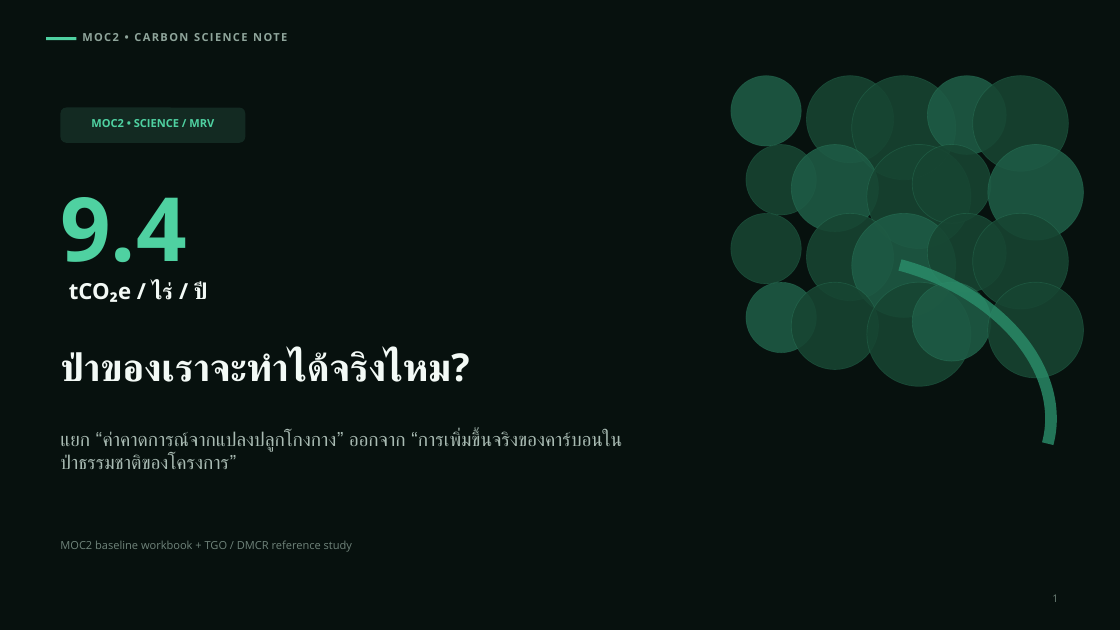
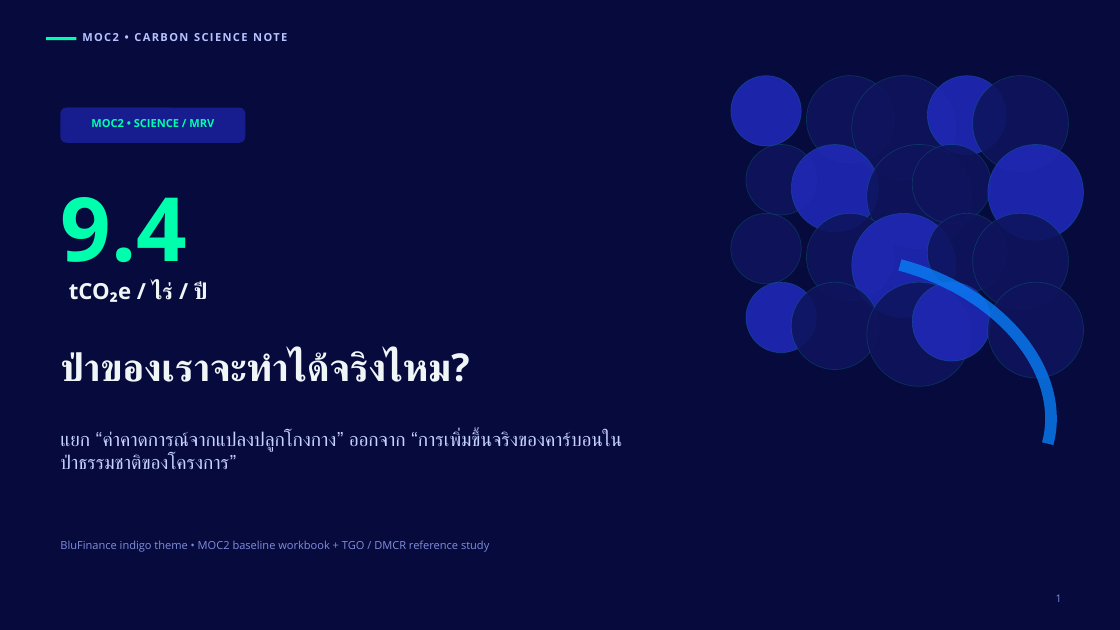
Before and after one commit to saratchai1/ppt-carbon, a slide deck: slide 1 of output/MOC2_9_4_carbon_assessment.pptx. Drawn at 1120x630 pixels with LibreOffice and Linux fonts; fonts in the diff are those of the drawing. Boxes give left, top, right and bottom in pixels: in the first picture for what was removed or moved away, otherwise in the second. Text is boxed around its words. In the diff, an @@ line names an element or a change of style, - is before the commit and + after.

```diff
--- a/output/MOC2_9_4_carbon_assessment.pptx
+++ b/output/MOC2_9_4_carbon_assessment.pptx
@@ background #07110E to #070A3D @@
@@ text "MOC2 • CARBON SCIENCE NOTE" at (82,25,368,49): text colour #8FA59B to #B7C2FF @@
@@ line (46, 39) - (76, 39): stroke #4FD1A1 2.5 pt to #00FFAC 2.5 pt @@
@@ rounded rectangle at (60,108,245,143): fill #132A22 to #171C8F @@
@@ text "MOC2 • SCIENCE / MRV" at (91,119,214,127): text colour #4FD1A1 to #00FFAC @@
@@ text "9.4" at (60,197,187,284): font Open Sans to Noto Sans, text colour #4FD1A1 to #00FFAC @@
@@ arc (boxed as its full ellipse) at (648,216,1083,574): outline #2B8E6B 10 pt to #097EF6 10 pt @@
@@ text "tCO₂e / ไร่ / ปี" at (152,282,203,300): text colour #F3FAF6 to #F0F6F7 @@
@@ fill #1E5B45 at 88% opacity to #2029B8 at 88% opacity; outline #4FD1A1 0.6 pt to #00FFAC 0.6 pt in 7 elements at (731,76,802,146), (928,76,1007,155), (791,145,879,232), (988,145,1084,240), (852,213,956,318), (746,282,817,353), (912,282,991,361) @@
@@ fill #174532 at 88% opacity to #0F145D at 88% opacity; outline #4FD1A1 0.6 pt to #00FFAC 0.6 pt in 13 elements at (807,76,894,163), (852,76,956,180), (973,76,1069,171), (746,145,817,215), (867,145,971,249), (912,145,991,223), (731,213,802,284), (807,213,894,301), (928,213,1007,292), (973,213,1069,309), (791,282,879,370), (867,282,971,386), (988,282,1084,378) @@
@@ text "ป่าของเราจะทำได้จริงไหม?" at (60,351,469,382): text colour #F3FAF6 to #F0F6F7 @@
@@ text "แยก “ค่าคาดการณ์จากแปลงปลูกโกงกาง” ออกจาก “การเพิ่มขึ้นจริงข ..." at (60,431,622,469): text colour #A9BBB3 to #C6D2FF @@
@@ text at (60,540,489,552): text changed; text colour #6F837A to #7F8EDB @@
-MOC2 baseline workbook + TGO / DMCR reference study
+BluFinance indigo theme • MOC2 baseline workbook + TGO / DMCR reference study
@@ page number at (1056,594,1062,602): text colour #6F837A to #7F8EDB @@
```
Also in this commit, not shown: 8 other slides changed, 1 slide added, 1 slide removed.
